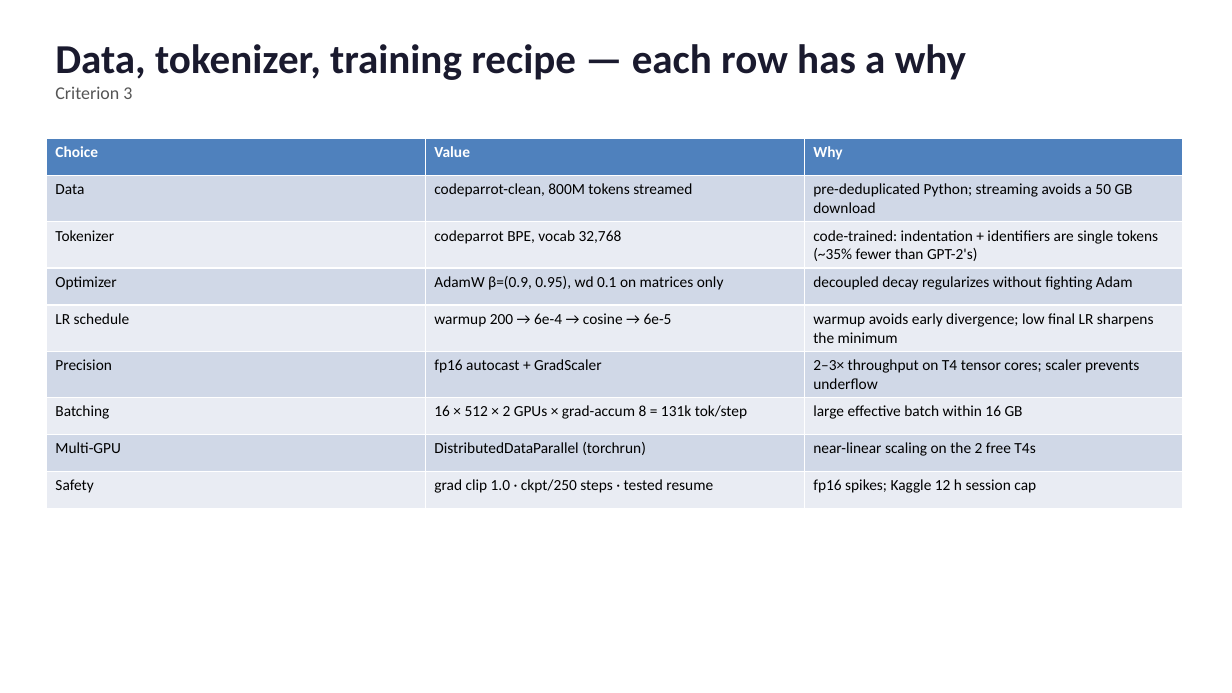
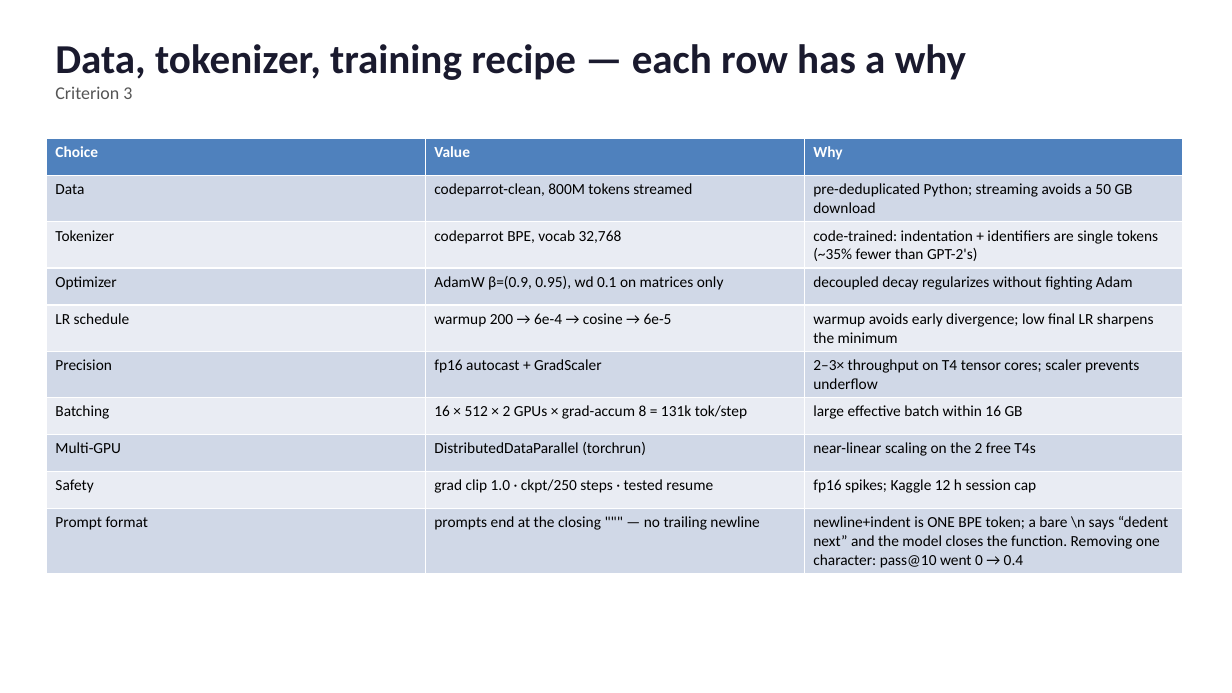
Before and after one commit to Rehan123-bash/pygpt, a slide deck: slide 8 of slides/pygpt_slides.pptx. Drawn at 1232x693 pixels with LibreOffice and Linux fonts; fonts in the diff are those of the drawing. Boxes give left, top, right and bottom in pixels: in the first picture for what was removed or moved away, otherwise in the second. Text is boxed around its words. In the diff, an @@ line names an element or a change of style, - is before the commit and + after.

```diff
--- a/slides/pygpt_slides.pptx
+++ b/slides/pygpt_slides.pptx
@@ table at (46, 139, 1183, 572) @@
+row 10: Prompt format | prompts end at the closing """ — no trailing newline | newline+indent is ONE BPE token; a bare \n says “dedent next” and the model closes the function. Removing one character: pass@10 went 0 → 0.4
```
Also in this commit, not shown: 2 other slides changed, 8 other files.
